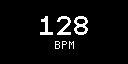
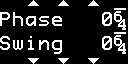
Revision of a layered 128 × 64 image; what changed, layer by layer:
hid group "BPM Page" (2 layers) over 40, 16, 88, 49
showed group "Channel Detail Page 2" (8 layers) over 0, 0, 126, 64
renamed "Swing 0" to "Swing", painted on it over 0, 36, 126, 54
added layer "div_64.png copy" in group "Channel Detail Page 2" over 114, 32, 126, 54
added layer "div_64.png" in group "Channel Detail Page 2" over 114, 8, 126, 30
added layer "0 #1" in group "Channel Detail Page 2" over 102, 36, 112, 50
added layer "0" in group "Channel Detail Page 2" over 102, 12, 112, 26
renamed "Phase 0" to "Phase", painted on it over 0, 12, 126, 26
